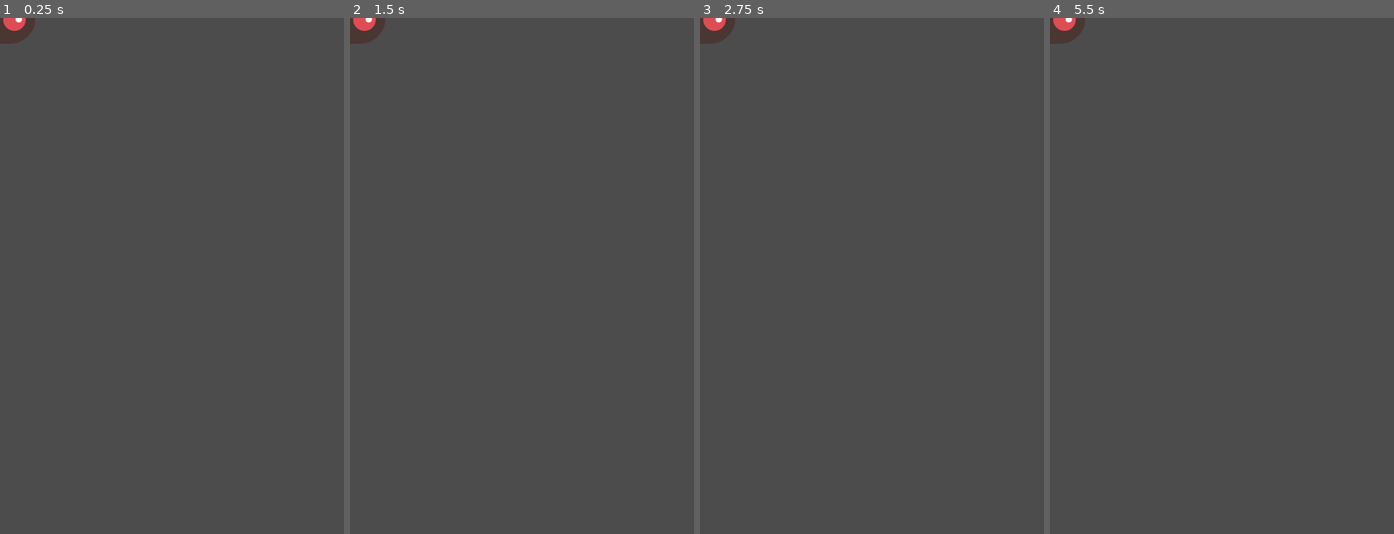
Above: before the commit, frames 1-4 (left to right).
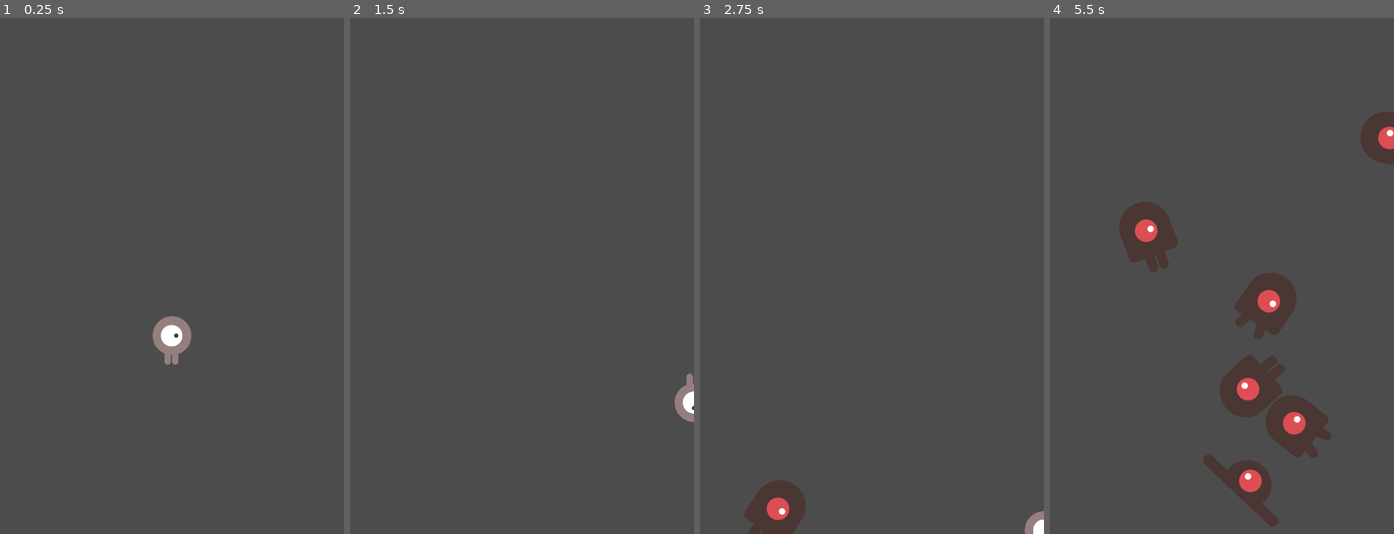
Above: after the commit, the same moments.

Repository: josh-mchugh/godot-dodge-the-creeps
Game: Godot game, scene res://Main.tscn
Two runs of this game, one before a commit and one after it. Both use one fixed random seed, a clock stepped at 60 frames per second and the inputs below. Before the commit the project starts from res://Enemy.tscn.
Inputs:
- Up to frame 1 (0.25 s): no input
- Up to frame 2 (1.5 s): tap Enter at 0.5 s; hold Right (move_right) 0.53-1.28 s; hold Down (move_down) from 1.28 s (still down)
- Up to frame 3 (2.75 s): release Down (move_down) at 2.03 s; hold Right (move_right) from 2.03 s (still down)
- Up to frame 4 (5.5 s): release Right (move_right) at 2.78 s; hold Up (move_up) 2.78-3.53 s; hold Left (move_left) 3.53-5.03 s; hold Down (move_down) from 5.03 s (still down)

The runs differ from the first frame. In frame 1, 1.2% of the frame differs, in the area x 0-56%, y 0-68%; in frame 2, 0.8%; in frame 3, 2.0%; in frame 4, 8.5%, in the area x 0-100%, y 0-99%.

Commit message:
Added Main scene & cleaned up some code to be more inline with Godot 3.5

Diff:
--- a/Enemy.gd
+++ b/Enemy.gd
@@ -8,6 +8,7 @@
 
 # Called when the node enters the scene tree for the first time.
 func _ready():
+	$AnimatedSprite.playing = true
 	var mob_types = $AnimatedSprite.frames.get_animation_names()
 	$AnimatedSprite.play(mob_types[randi() % mob_types.size()])
 
--- /dev/null
+++ b/Main.gd
@@ -0,0 +1,57 @@
+extends Node
+
+export(PackedScene) var mob_scene
+var score
+
+# Declare member variables here. Examples:
+# var a = 2
+# var b = "text"
+
+
+# Called when the node enters the scene tree for the first time.
+func _ready():
+	randomize()
+	new_game()
+
+
+# Called every frame. 'delta' is the elapsed time since the previous frame.
+#func _process(delta):
+#	pass
+
+func game_over():
+	$ScoreTimer.stop()
+	$MobTimer.stop()
+
+func new_game():
+	score = 0
+	$Player.start($StartPosition.position)
+	$StartTimer.start()
+
+func _on_Player_hit():
+	pass # Replace with function body.
+
+func _on_ScoreTimer_timeout():
+	score += 1
+
+
+func _on_StartTimer_timeout():
+	$MobTimer.start()
+	$ScoreTimer.start()
+
+func _on_MobTimer_timeout():
+	var mob = mob_scene.instance()
+
+	var mob_spawn_location = get_node("MobPath/MobSpawnLocation")
+	mob_spawn_location.offset = randi()
+
+	var direction = mob_spawn_location.rotation + PI / 2
+
+	mob.position = mob_spawn_location.position
+
+	direction += rand_range(-PI / 4, PI / 4)
+	mob.rotation = direction
+
+	var velocity = Vector2(rand_range(150.0, 250.0), 0.0)
+	mob.linear_velocity = velocity.rotated(direction)
+
+	add_child(mob)
--- /dev/null
+++ b/Main.tscn
@@ -0,0 +1,40 @@
+[gd_scene load_steps=5 format=2]
+
+[ext_resource path="res://Player.tscn" type="PackedScene" id=1]
+[ext_resource path="res://Main.gd" type="Script" id=2]
+[ext_resource path="res://Enemy.tscn" type="PackedScene" id=3]
+
+[sub_resource type="Curve2D" id=1]
+_data = {
+"points": PoolVector2Array( 0, 0, 0, 0, 1, 0, 0, 0, 0, 0, 483, 2, 0, 0, 0, 0, 481, 721, 0, 0, 0, 0, 3, 721, 0, 0, 0, 0, 1, 0 )
+}
+
+[node name="Main" type="Node"]
+script = ExtResource( 2 )
+mob_scene = ExtResource( 3 )
+
+[node name="Player" parent="." instance=ExtResource( 1 )]
+
+[node name="MobTimer" type="Timer" parent="."]
+wait_time = 0.5
+
+[node name="ScoreTimer" type="Timer" parent="."]
+
+[node name="StartTimer" type="Timer" parent="."]
+wait_time = 2.0
+one_shot = true
+
+[node name="StartPosition" type="Position2D" parent="."]
+position = Vector2( 240, 450 )
+
+[node name="MobPath" type="Path2D" parent="."]
+curve = SubResource( 1 )
+
+[node name="MobSpawnLocation" type="PathFollow2D" parent="MobPath"]
+position = Vector2( 1, 0 )
+rotation = 0.00414935
+
+[connection signal="hit" from="Player" to="." method="_on_Player_hit"]
+[connection signal="timeout" from="MobTimer" to="." method="_on_MobTimer_timeout"]
+[connection signal="timeout" from="ScoreTimer" to="." method="_on_ScoreTimer_timeout"]
+[connection signal="timeout" from="StartTimer" to="." method="_on_StartTimer_timeout"]
--- a/Player.gd
+++ b/Player.gd
@@ -12,10 +12,10 @@
 
 # Called when the node enters the scene tree for the first time.
 func _ready():
+	screen_size = get_viewport_rect().size
 	hide()
-	screen_size = get_viewport_rect().size
 
-func _show(pos):
+func start(pos):
 	position = pos
 	show()
 	$CollisionShape2D.disabled = false
@@ -48,7 +48,6 @@
 		$AnimatedSprite.flip_h = velocity.x < 0
 	elif velocity.y != 0:
 		$AnimatedSprite.animation = "up"
-		$AnimatedSprite.flip_h = false
 		$AnimatedSprite.flip_v = velocity.y > 0
 
 
--- a/project.godot
+++ b/project.godot
@@ -11,7 +11,7 @@
 [application]
 
 config/name="Godot-dodge-the-creeps"
-run/main_scene="res://Enemy.tscn"
+run/main_scene="res://Main.tscn"
 config/icon="res://icon.png"
 
 [display]
